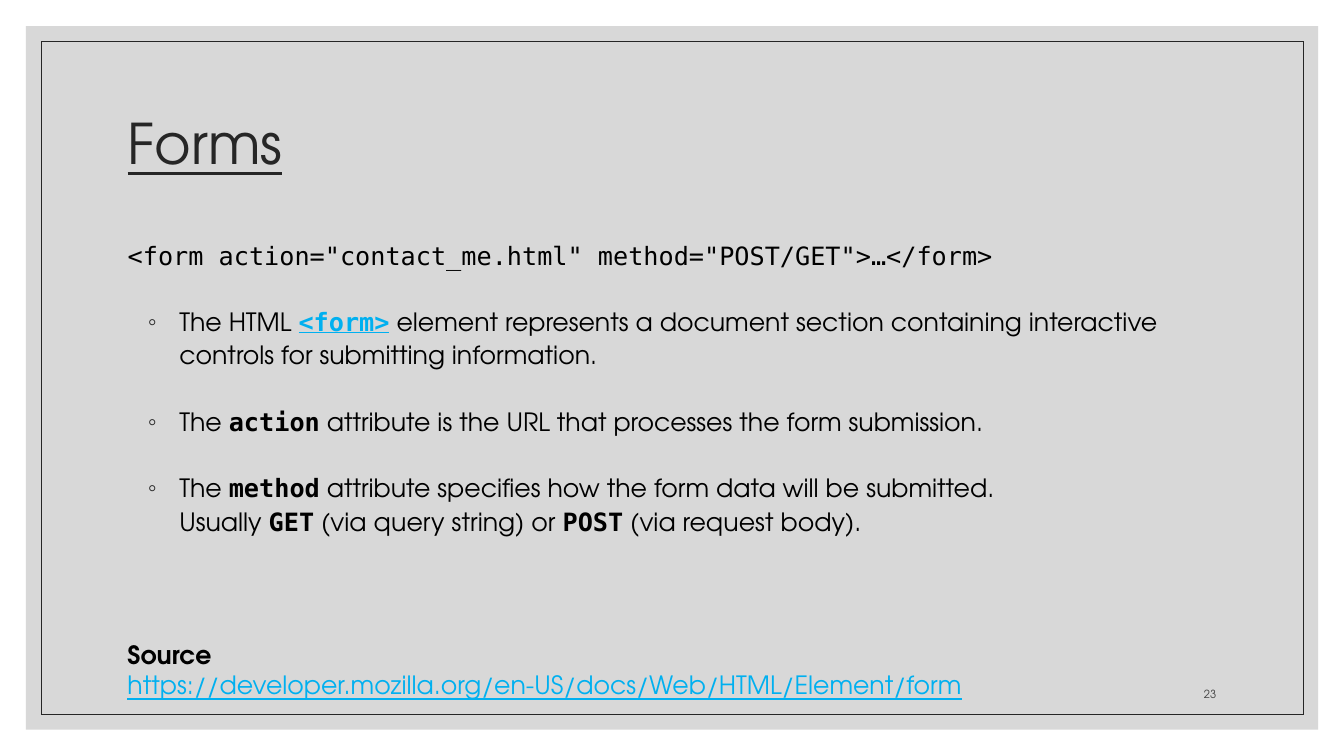
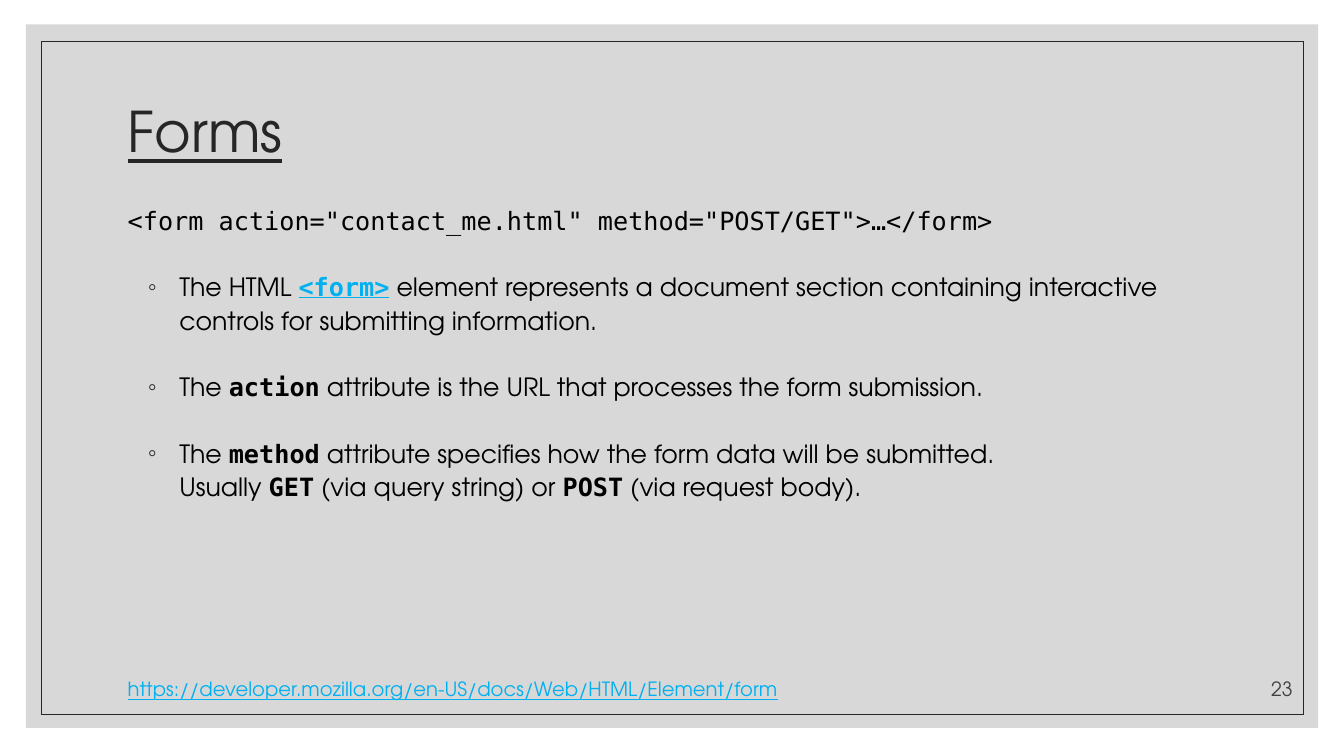
Before and after one commit to zackstotts/base-node-curriculum, a slide deck: slide 23 of unit_00/html_review/01 HTML.pptx. Drawn at 1344x756 pixels with LibreOffice and Linux fonts; fonts in the diff are those of the drawing. Boxes give left, top, right and bottom in pixels: in the first picture for what was removed or moved away, otherwise in the second. Text is boxed around its words. In the diff, an @@ line names an element or a change of style, - is before the commit and + after.

```diff
--- a/unit_00/html_review/01 HTML.pptx
+++ b/unit_00/html_review/01 HTML.pptx
@@ title "Forms": place and size @@
-title "Forms" at bbox=[128, 122, 283, 175]
+title "Forms" at bbox=[128, 110, 283, 163]
@@ text "<form action="contact_me.html" method="POST/GET">…</form>": place and size @@
-text "<form action="contact_me.html" method="POST/GET">…</form>" at bbox=[128, 245, 1157, 537]
+text "<form action="contact_me.html" method="POST/GET">…</form>" at bbox=[128, 210, 1157, 502]
@@ text "https://developer.mozilla.org/en-US/docs/Web/HTML/Element/fo ...": place and size @@
-text "https://developer.mozilla.org/en-US/docs/Web/HTML/Element/fo ..." at bbox=[127, 645, 961, 700]
+text "https://developer.mozilla.org/en-US/docs/Web/HTML/Element/fo ..." at bbox=[128, 681, 778, 701]
@@ text "https://developer.mozilla.org/en-US/docs/Web/HTML/Element/fo ..." at bbox=[128, 681, 778, 701]: size 18 to 14 pt; vertical alignment top to bottom @@
@@ text at bbox=[127, 645, 211, 665]: paragraph removed @@
-Source
@@ page number: place and size @@
-page number at bbox=[1204, 689, 1216, 698]
+page number at bbox=[1271, 681, 1293, 696]
@@ page number at bbox=[1271, 681, 1293, 696]: size 8 to 14 pt @@
```
Also in this commit, not shown: 23 other slides changed.
